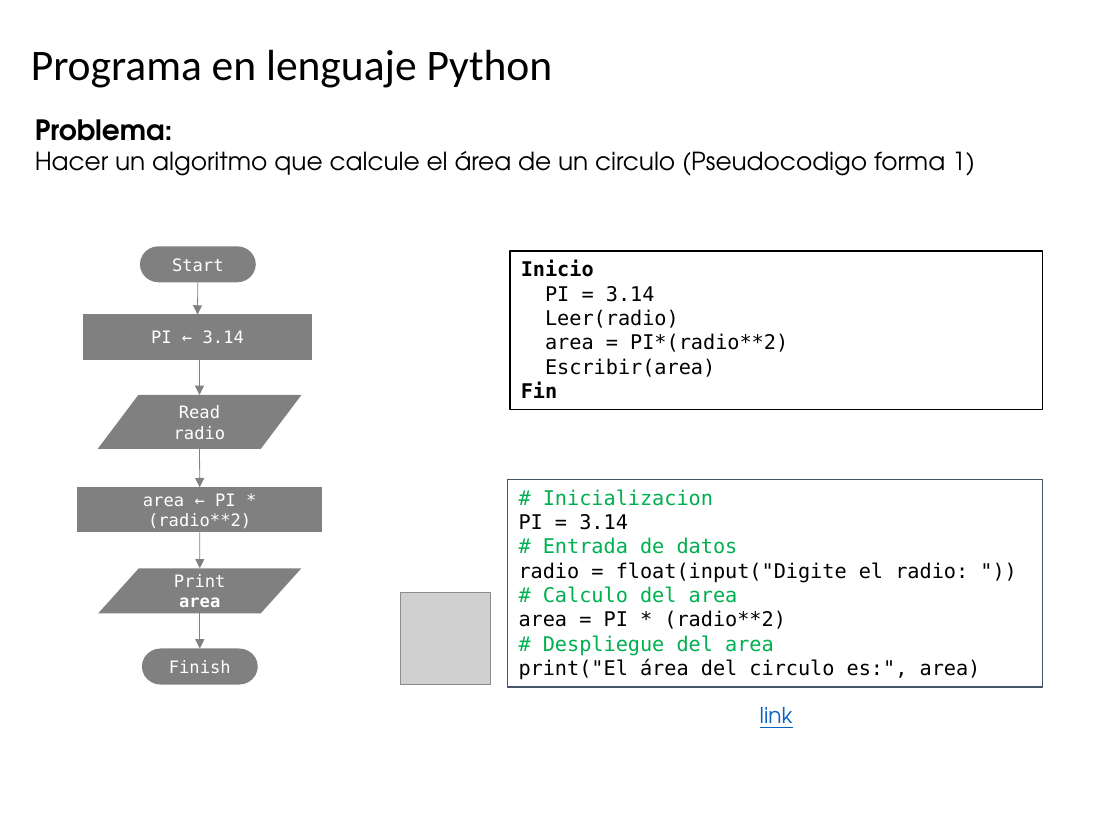
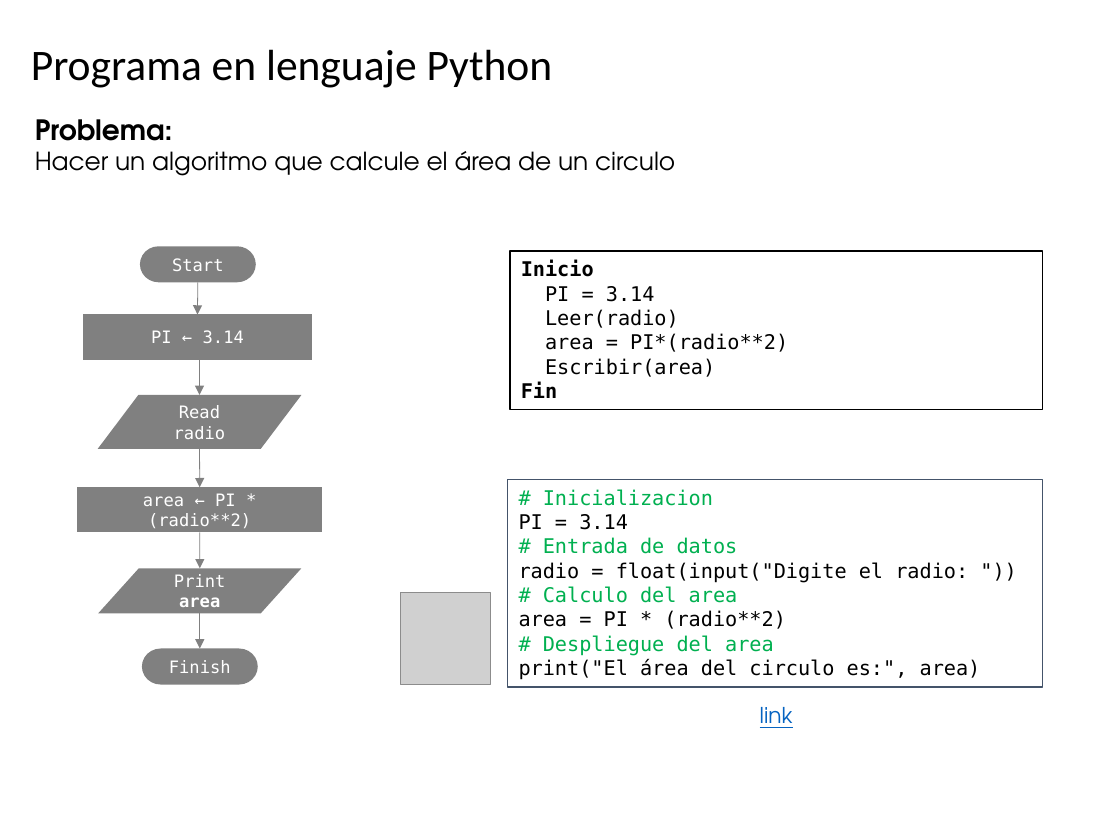
Before and after one commit to algoritmos-UdeA/logica1-20262, a slide deck: slide 47 of clases/2/clase-02.pptx. Drawn at 1120x840 pixels with LibreOffice and Linux fonts; fonts in the diff are those of the drawing; grey boxes stand for pictures. Boxes give left, top, right and bottom in pixels: in the first picture for what was removed or moved away, otherwise in the second. Text is boxed around its words. In the diff, an @@ line names an element or a change of style, - is before the commit and + after.

```diff
--- a/clases/2/clase-02.pptx
+++ b/clases/2/clase-02.pptx
@@ text at (35,151,675,176): text changed @@
-Hacer un algoritmo que calcule el área de un circulo (Pseudocodigo forma 1)
+Hacer un algoritmo que calcule el área de un circulo
```
Also in this commit, not shown: 8 other slides changed, 1 other file.
